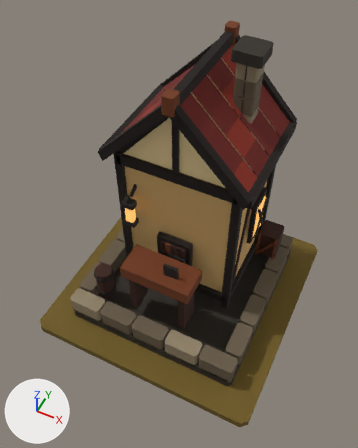
The glTF model art/butchery_t5/butchery_t5.glb as it was, and as the next commit left it.
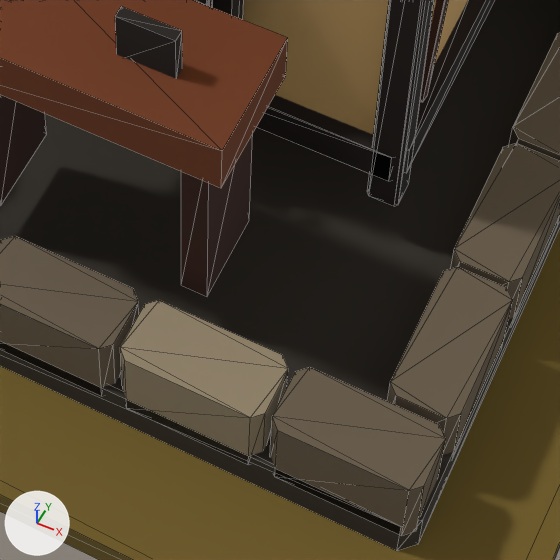
Each version appears first whole from a camera (50 mm lens) standing at (0.751, -1.608, 2.58) and looking at (-0.001, -0.104, 0.7), and next in a close-up on the part from 38% to 74% of the width and 58% to 87% of the height. The lights are fixed; the arrows at lower left show +X, +Y and +Z. The first two pictures are the older version. The close-ups show mesh edges as thin lines.

Names of what the first close-up shows: 'MMR | butchery | T05 Architecture.001', 'MMR | butchery | Tier 05 Ground.001'.
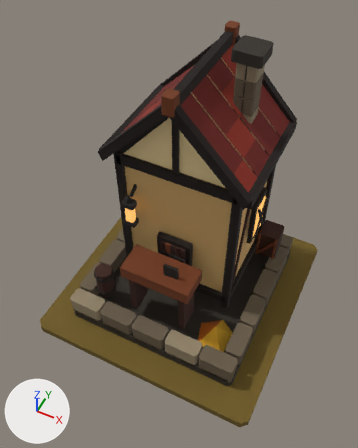
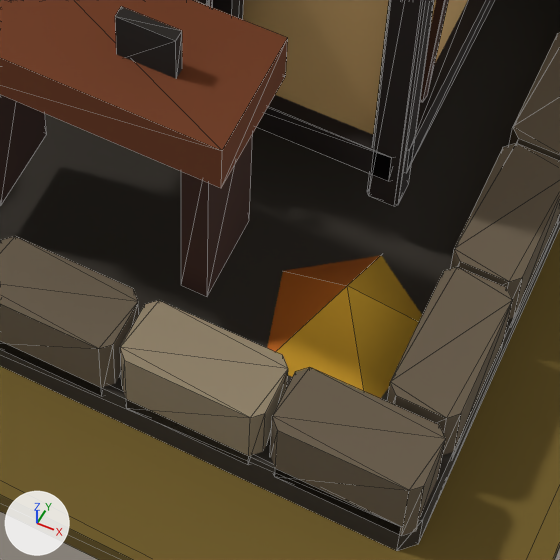
Edits to the bpy script that builds the scene:
```text
Add me_mmr___butchery___t05_autumn_dressing_001:
    me_mmr___butchery___t05_autumn_dressing_001.from_pydata(...)  # 6 vertices, 5 faces; spans x 0.208..0.419, y -0.393..-0.17, z 0.063..0.163
    me_mmr___butchery___t05_autumn_dressing_001.materials.append(mat_mmr___shared_palette_atlas)  # picture img_mmr_shared_color_palette_64
Add ob_mmr___butchery___t05_autumn_dressing_001:
    ob_mmr___butchery___t05_autumn_dressing_001 = bpy.data.objects.new('MMR | butchery | T05 Autumn Dressing.001', me_mmr___butchery___t05_autumn_dressing_001)
    ob_mmr___butchery___t05_autumn_dressing_001.location = (0.0, 0.0, 0.05)
```

Pixel boxes (x1, y1, x2, y2) of what changed, in the close-ups (560 x 560 px):
'MMR | butchery | T05 Autumn Dressing.001', added (brown): after (267, 256, 422, 399)
